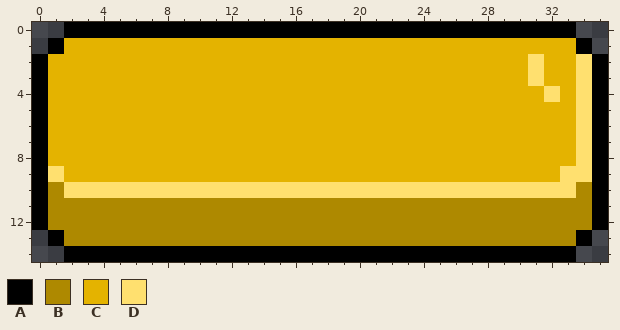
Two states of a pixel-art file, assets/sprite_models/Buttons.aseprite. That is the earlier state.
36x15 pixels, 1 frame.
Palette (. is transparent): A #000000  B #ae8900  C #e4b300  D #ffe06f
Pixels before, first column x 0:
 0 ..AAAAAAAAAAAAAAAAAAAAAAAAAAAAAAAA..
 1 .ACCCCCCCCCCCCCCCCCCCCCCCCCCCCCCCCA.
 2 ACCCCCCCCCCCCCCCCCCCCCCCCCCCCCCDCCDA
 3 ACCCCCCCCCCCCCCCCCCCCCCCCCCCCCCDCCDA
 4 ACCCCCCCCCCCCCCCCCCCCCCCCCCCCCCCDCDA
 5 ACCCCCCCCCCCCCCCCCCCCCCCCCCCCCCCCCDA
 6 ACCCCCCCCCCCCCCCCCCCCCCCCCCCCCCCCCDA
 7 ACCCCCCCCCCCCCCCCCCCCCCCCCCCCCCCCCDA
 8 ACCCCCCCCCCCCCCCCCCCCCCCCCCCCCCCCCDA
 9 ADCCCCCCCCCCCCCCCCCCCCCCCCCCCCCCCDDA
10 ABDDDDDDDDDDDDDDDDDDDDDDDDDDDDDDDDBA
11 ABBBBBBBBBBBBBBBBBBBBBBBBBBBBBBBBBBA
12 ABBBBBBBBBBBBBBBBBBBBBBBBBBBBBBBBBBA
13 .ABBBBBBBBBBBBBBBBBBBBBBBBBBBBBBBBA.
14 ..AAAAAAAAAAAAAAAAAAAAAAAAAAAAAAAA..
Now the later version:
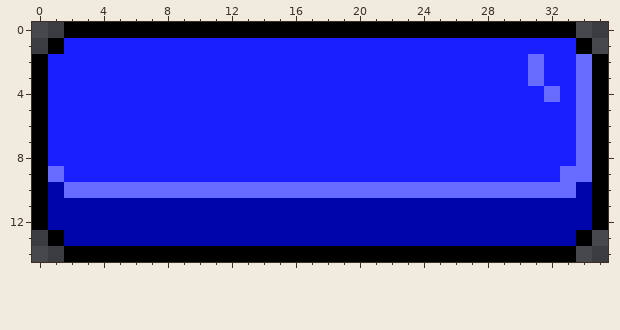
From the commit log: buttons animations AND 2x question in hol
Change:
{"change": "layer \"Question button\" added"}
{"change": "layer \"Layer 1\" removed"}
{"colour":"B","old":"#ae8900","new":"#0004ab"}
{"colour":"C","old":"#e4b300","new":"#191fff"}
{"colour":"D","old":"#ffe06f","new":"#676bff"}
{"label":"changed","picture_box":[48,38,592,246]}
